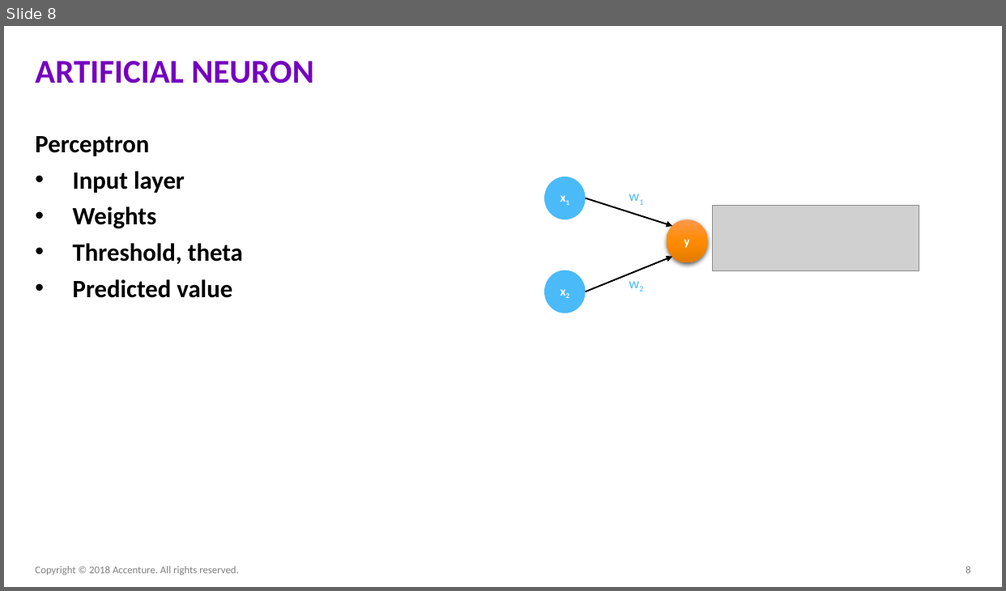
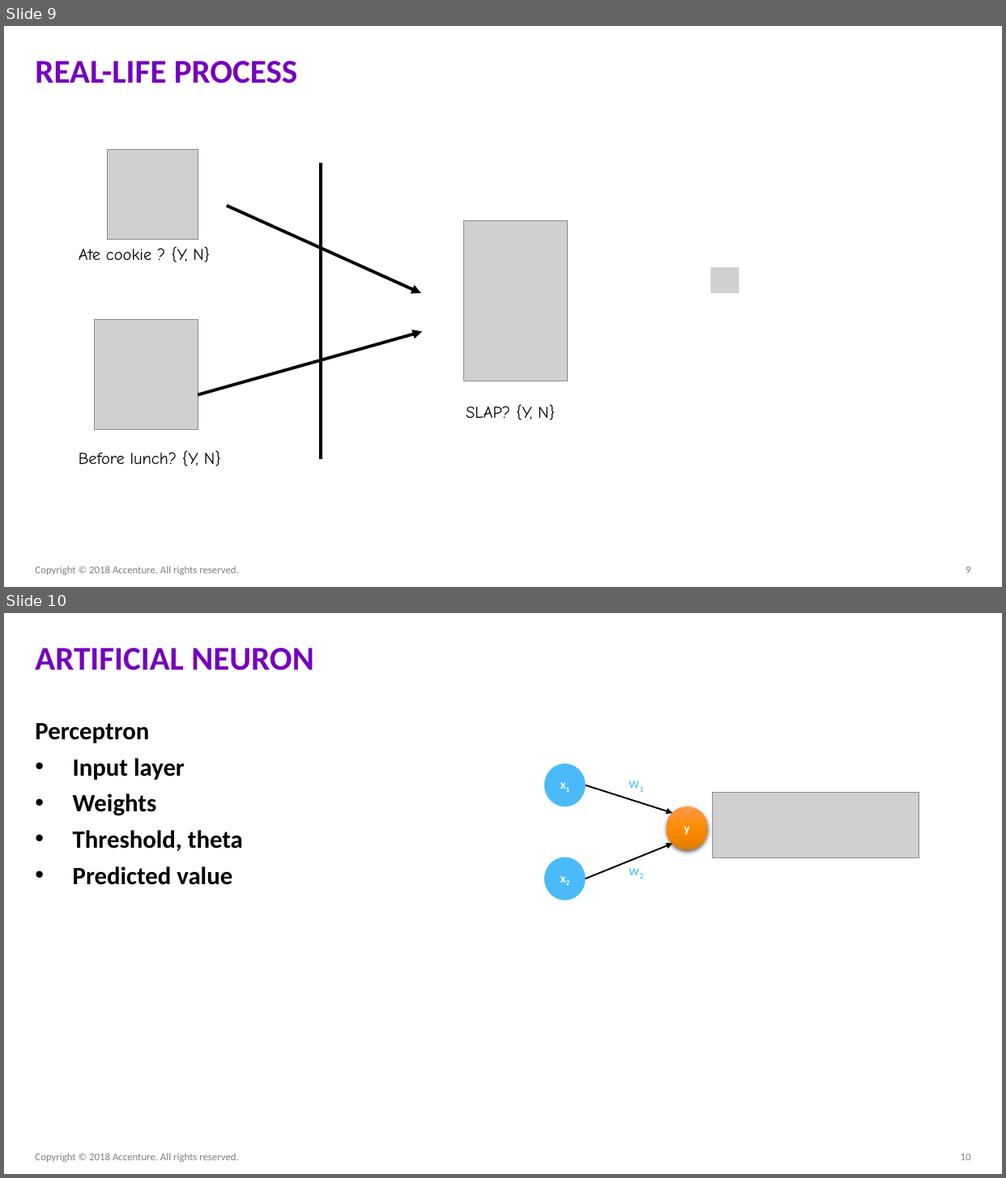
Before and after one commit to ameet123/na_la_nn, a slide deck: FY19 NA-LA.pptx. Shown one above the other, each under a label of ours: slide 8 before the commit, slides 9 and 10 after it. The pictures are 1006x591 and 1006x1178 pixels, drawn with LibreOffice and Linux fonts; fonts in the diff are those of the drawing; grey boxes stand for pictures. Boxes give left, top, right and bottom in pixels: in the first picture for what was removed or moved away, otherwise in the second. Text is boxed around its words. In the diff, an @@ line names an element or a change of style, - is before the commit and + after.

```diff
--- a/FY19 NA-LA.pptx
+++ b/FY19 NA-LA.pptx
@@ slide 9 added at <box>4,26,1002,587</box>, background #FFFFFF @@
@@ title added at <box>35,61,298,84</box>, 32 pt, text #7500C0, bold @@
+REAL-LIFE PROCESS
@@ picture added at <box>108,149,198,240</box> @@
@@ line added from (321, 163) to (321, 460), #000000 3 pt @@
@@ arrow added from (226, 206) to (421, 293), #000000 3 pt @@
@@ picture added at <box>463,220,568,381</box> @@
@@ text added at <box>79,246,210,263</box>, 16 pt, text #000000 @@
+Ate cookie ? {Y, N}
@@ picture added at <box>710,268,739,293</box> @@
@@ picture added at <box>95,320,198,430</box> @@
@@ arrow added from (198, 395) to (423, 332), #000000 3 pt @@
@@ text added at <box>466,404,555,420</box>, 16 pt, text #000000 @@
+SLAP? {Y, N}
@@ text added at <box>79,450,221,467</box>, 16 pt, text #000000 @@
+Before lunch? {Y, N}
@@ text added at <box>35,566,239,575</box>, 10 pt, text #808080 @@
+Copyright © 2018 Accenture. All rights reserved.
@@ page number added at <box>965,567,970,574</box>, 10 pt, text #808080 @@
+9
@@ what was slide 8 is now slide 10 @@
@@ page number at <box>961,1154,971,1161</box>: text changed @@
-8
+10
```
Also in this commit, not shown: 6 slides changed, 3 other slides added, 2 other files.
